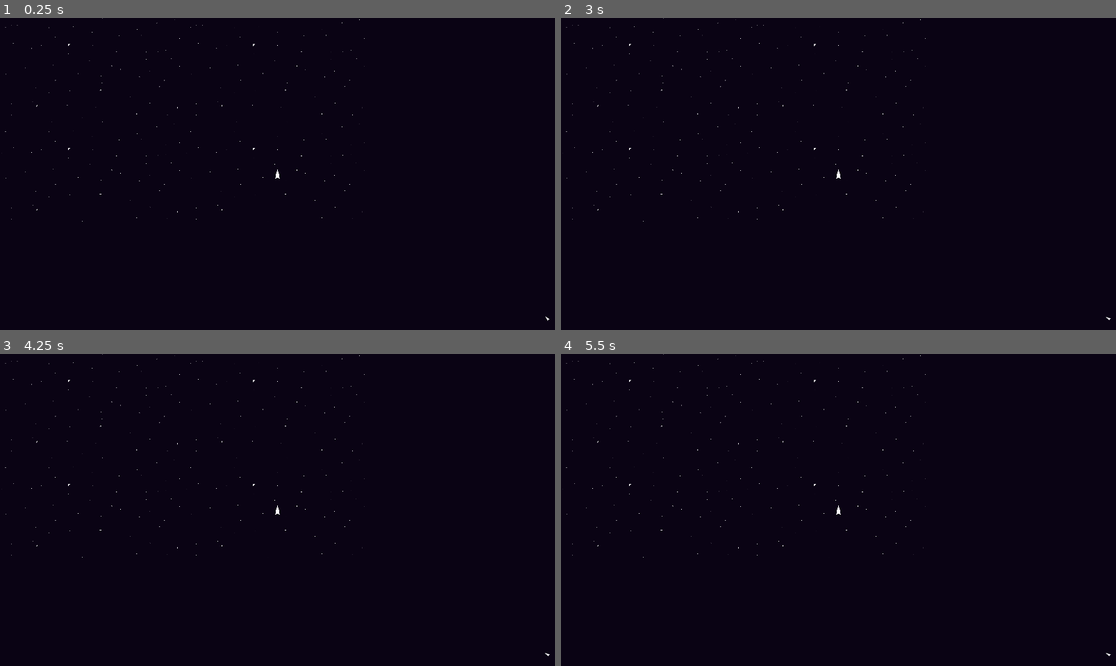
Above: before the commit, frames 1-4 (two rows, left to right).
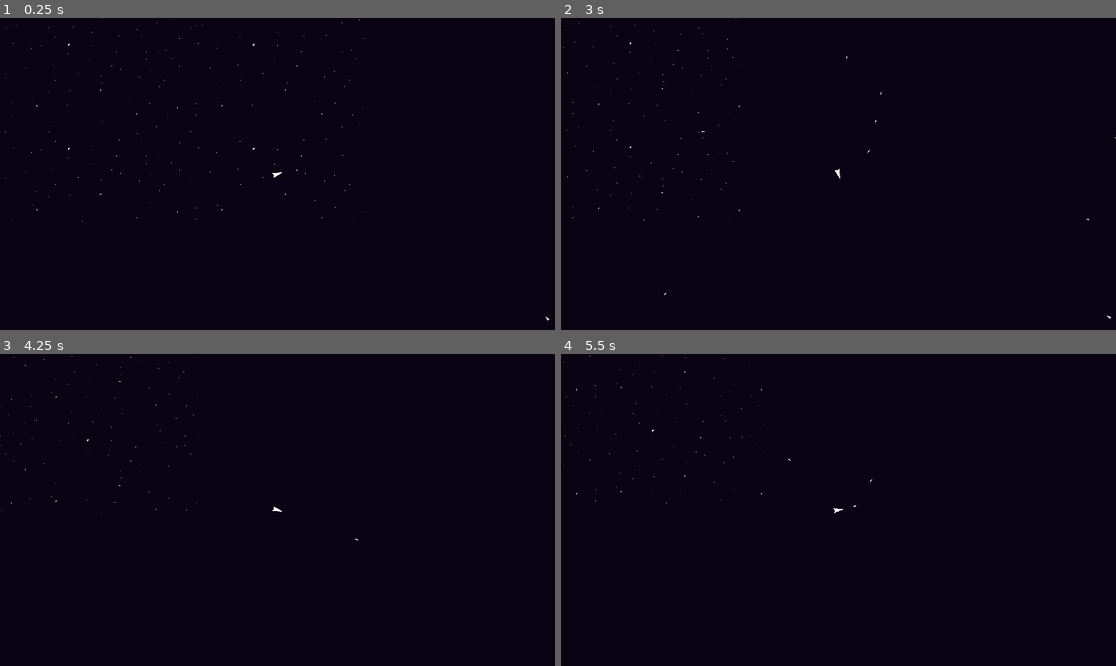
Above: after the commit, the same moments.

Repository: BloopHD/IntoTheVoid
Game: Godot game, scene res://scenes/world/world.tscn
Two runs of this game, one before a commit and one after it. Both use one fixed random seed, a clock stepped at 60 frames per second and the inputs below.
Inputs (mouse positions are in pixels of both pictures, inside the frame that each line leads up to):
- Up to frame 1 (0.25 s): no input
- Up to frame 2 (3 s): tap Enter at 0.5, 2 s; move the mouse to (960, 158) at 0.52 s; hold D (right) 0.53-1.28 s; hold Space (fire_laser) 0.53-1.28 s; click (960, 158) at 0.8 s; move the mouse to (727, 189) at 1.27 s; hold S (down) 1.28-2.03 s; click (727, 189) at 1.35 s; tap Space (fire_laser) at 1.55 s; move the mouse to (894, 105) at 2.02 s; hold D (right) 2.03-2.78 s; hold Space (fire_laser) 2.03-2.78 s; click (894, 105) at 2.3 s; move the mouse to (810, 236) at 2.77 s; hold W (up) from 2.78 s (still down); click (810, 236) at 2.85 s
- Up to frame 3 (4.25 s): tap Space (fire_laser) at 3.05 s; move the mouse to (444, 556) at 3.52 s; release W (up) at 3.53 s; hold A (left) from 3.53 s (still down); hold Right mouse button (secondary action) from 3.53 s (still down); click (444, 556) at 3.8 s
- Up to frame 4 (5.5 s): move the mouse to (672, 463) at 4.27 s; release Right mouse button (secondary action) at 4.28 s; tap Space (fire_laser) at 4.35 s; move the mouse to (866, 510) at 5.02 s; release A (left) at 5.03 s; press the mouse at (866, 510) at 5.03 s; hold S (down) from 5.03 s (still down)

The runs differ from the first frame. In frame 1, less than 0.1% of the frame differs, in the area x 49-51%, y 48-52%; in frame 2, 0.2%, in the area x 0-100%, y 0-97%; in frame 3, 0.2%; in frame 4, 0.2%.
Error before the commit: Parse Error: Invalid numeric notation. (res://scenes/player/player.gd:40)

Commit message:
Updating movement.
Updating movement to allow the space ships to strafe left to right as well as back up some.

Diff:
--- a/scenes/player/player.gd
+++ b/scenes/player/player.gd
@@ -37,7 +37,7 @@
 
 		shoot_laser()
 		can_shoot = false
-		34.start()
+		$LaserTimer.start()
 
 	elif Input.is_action_pressed("secondary action"):
 
@@ -55,6 +55,7 @@
 
 	var look_dir: Vector2 = player_rotation()
 	var thrust: float = get_thrust()
+	var side_thrust: float = Input.get_action_strength("left") - Input.get_action_strength("right")
 	#curr_speed = velocity.length()
 
 	if thrust <= 0.001:
